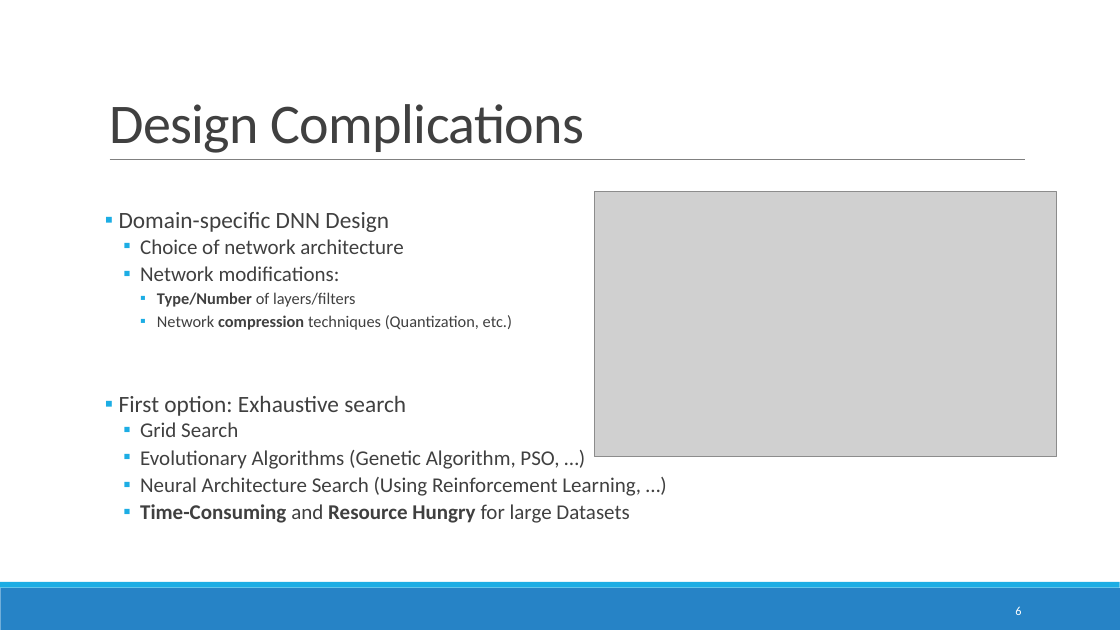
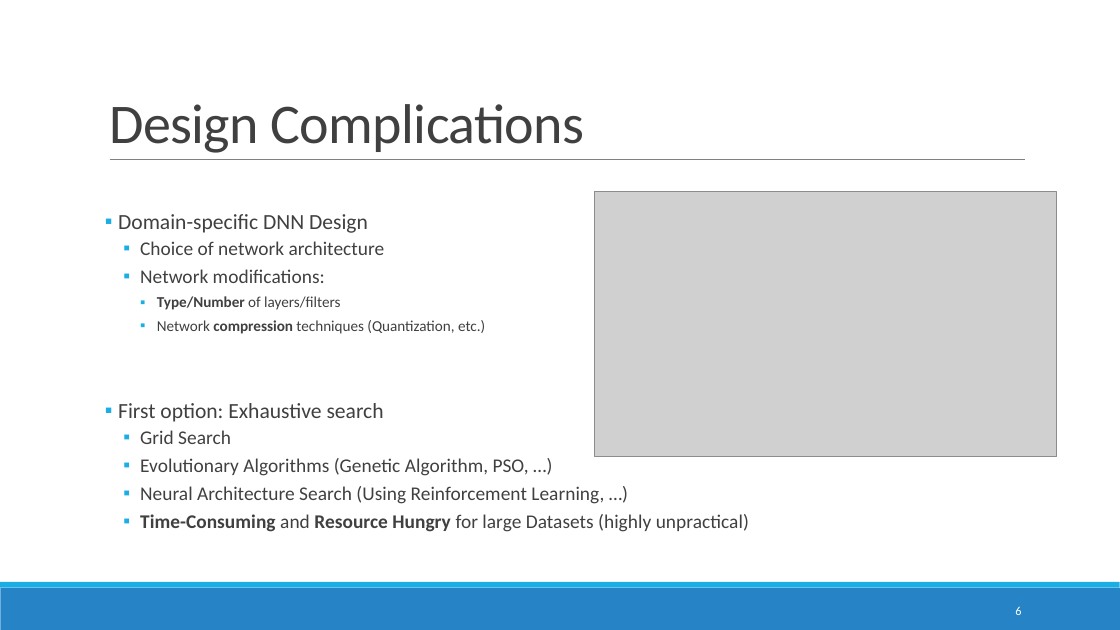
Before and after one commit to ITU-AI-ML-in-5G-Challenge/ITU-ML5G-PS-007-Aaronica, a slide deck: slide 6 of Presentation/GrandFinale.pptx. Drawn at 1120x630 pixels with LibreOffice and Linux fonts; fonts in the diff are those of the drawing; grey boxes stand for pictures. Boxes give left, top, right and bottom in pixels: in the first picture for what was removed or moved away, otherwise in the second. Text is boxed around its words. In the diff, an @@ line names an element or a change of style, - is before the commit and + after.

```diff
--- a/Presentation/GrandFinale.pptx
+++ b/Presentation/GrandFinale.pptx
@@ text at <box>118,214,604,504</box>: size 20 to 18.5 pt in "Domain-specific DNN Design", "First option: Exhaustive search"; size 18 to 16.6 pt in "Choice of network architecture", "Network modifications:", "Grid Search", "Evolutionary Algorithms (Genetic Algorithm, PSO, …)" and 1 more places; size 14 to 12.9 pt in "Type/Number of layers/filters", "Network compression techniques (Quantization, etc.)"; line spacing 0.8 to 0.9 @@
@@ text at <box>140,514,749,532</box>: text changed; size 18 to 16.6 pt; bold off @@
-  ▪ Time-Consuming and Resource Hungry for large Datasets
+  ▪ Time-Consuming and Resource Hungry for large Datasets (highly unpractical)
```
Also in this commit, not shown: 12 other slides changed, 2 other files.
